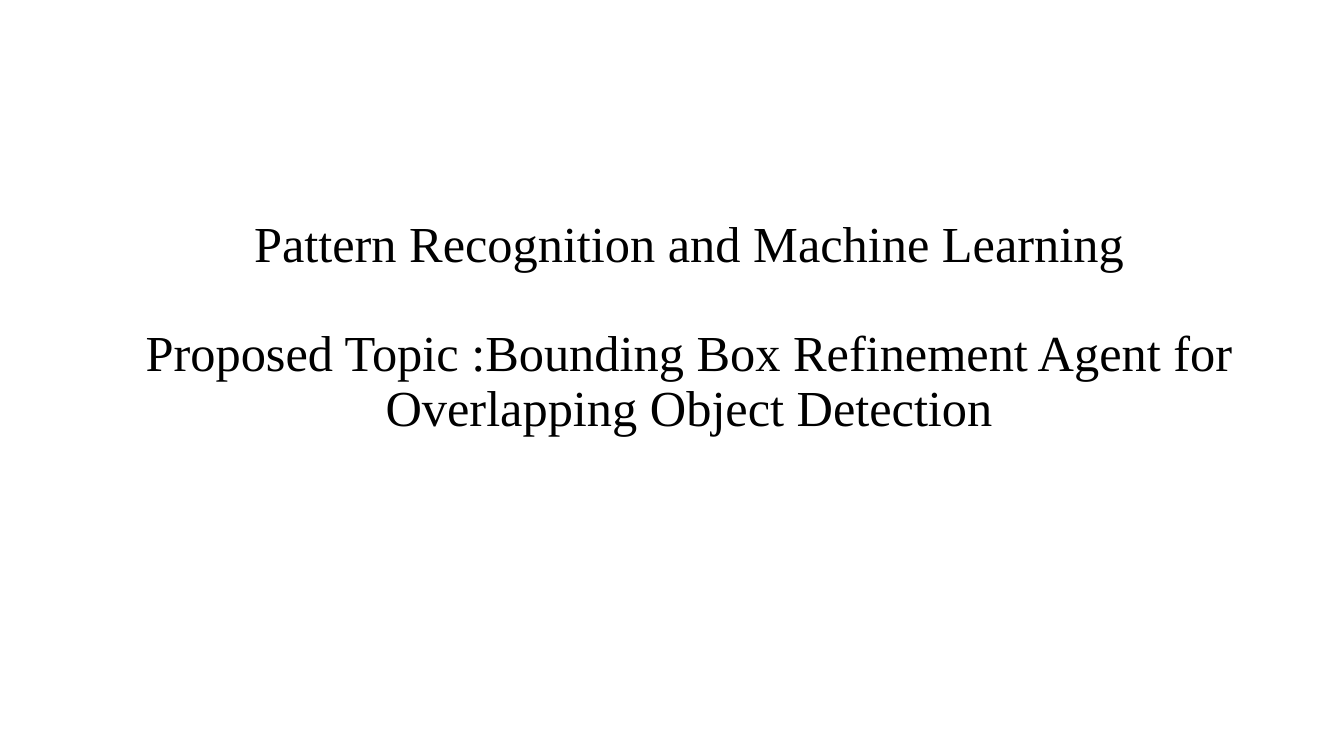
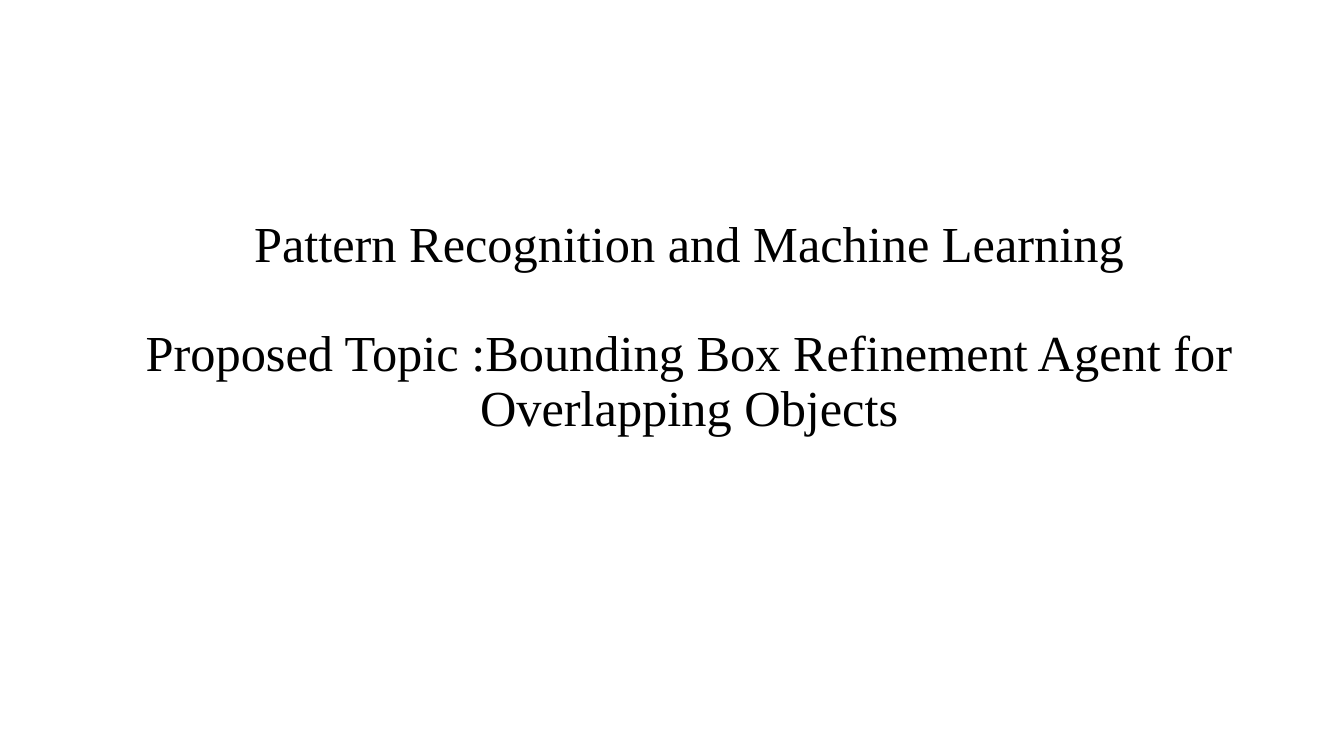
Before and after one commit to mlnewbie1996/Dissertation-MTech, a slide deck: slide 2 of Phase_I/Dissertation_Phase1.pptx (slide 1 before the commit). Drawn at 1344x756 pixels with LibreOffice and Linux fonts; fonts in the diff are those of the drawing. Boxes give left, top, right and bottom in pixels: in the first picture for what was removed or moved away, otherwise in the second. Text is boxed around its words. In the diff, an @@ line names an element or a change of style, - is before the commit and + after.

```diff
--- a/Phase_I/Dissertation_Phase1.pptx
+++ b/Phase_I/Dissertation_Phase1.pptx
@@ title at <box>146,227,1232,436</box>: text changed @@
-Pattern Recognition and Machine Learning
-Proposed Topic :Bounding Box Refinement Agent for Overlapping Object Detection
+Pattern Recognition and Machine Learning
+Proposed Topic :Bounding Box Refinement Agent for Overlapping Objects
```
Also in this commit, not shown: 9 slides added, 3 slides removed, 9 other files.
